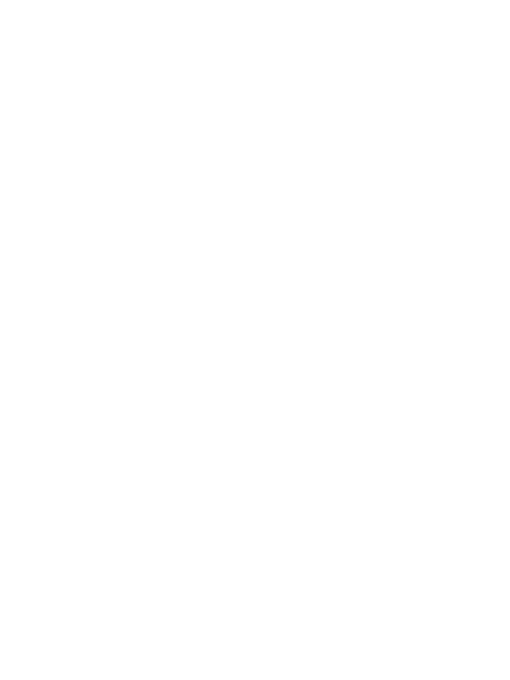
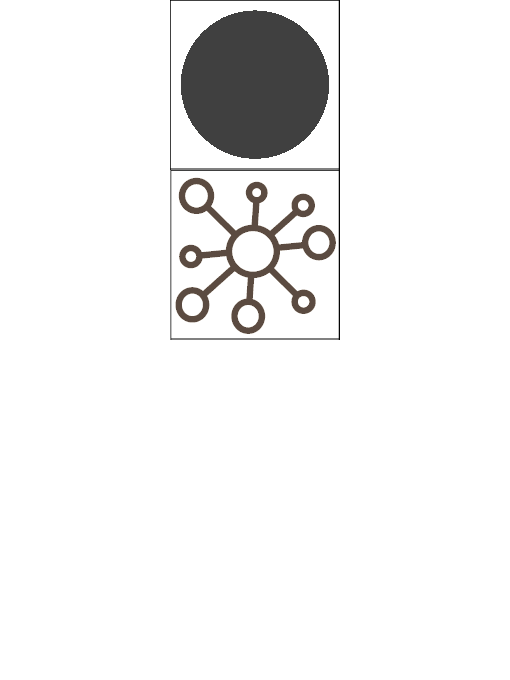
The second 510x680 image is a revision of the first. Changes to its layers:
painted on "Background" over (170, 0, 340, 340)
